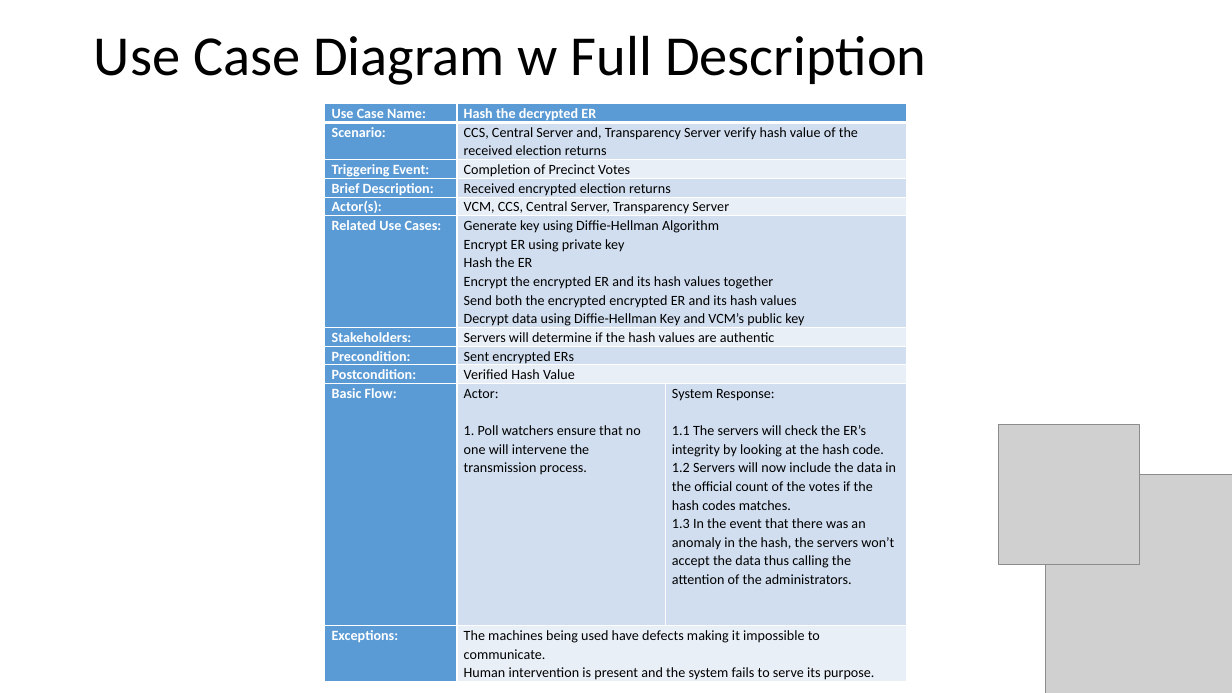
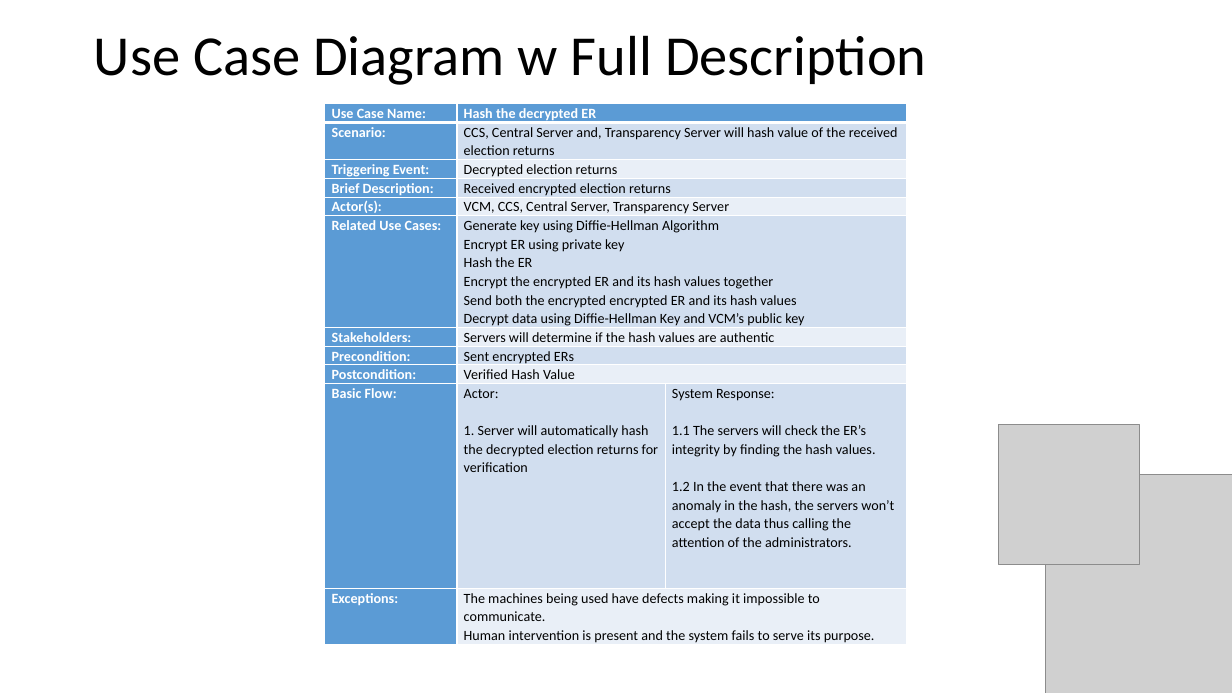
Before and after one commit to seans888/Project---Automate-Election, a slide deck: slide 27 of Documentation/Research Paper/AES diagrams.pptx. Drawn at 1232x693 pixels with LibreOffice and Linux fonts; fonts in the diff are those of the drawing; grey boxes stand for pictures. Boxes give left, top, right and bottom in pixels: in the first picture for what was removed or moved away, otherwise in the second. Text is boxed around its words. In the diff, an @@ line names an element or a change of style, - is before the commit and + after.

Commit message:
Edited the ff: Use case with description Deployment Diagram Composite Diagram

```diff
--- a/Documentation/Research Paper/AES diagrams.pptx
+++ b/Documentation/Research Paper/AES diagrams.pptx
@@ table at box(325, 104, 908, 647) @@
-row 2, column 2: CCS, Central Server and, Transparency Server verify hash value of the received election returns
+row 2, column 2: CCS, Central Server and, Transparency Server will hash value of the received election returns
-row 3, column 2: Completion of Precinct Votes
+row 3, column 2: Decrypted election returns
-row 10, column 2: Actor: / 1. Poll watchers ensure that no one will intervene the transmission process.
+row 10, column 2: Actor: / 1. Server will automatically hash the decrypted election returns for verification
-row 10, column 3: System Response: / 1.1 The servers will check the ER’s integrity by looking at the hash code. / 1.2 Servers will now include the data in the official count of the votes if the hash codes matches. / 1.3 In the event that there was an anomaly in the hash, the servers won’t accept the data thus calling the attention of the administrators.
+row 10, column 3: System Response: / 1.1 The servers will check the ER’s integrity by finding the hash values. / 1.2 In the event that there was an anomaly in the hash, the servers won’t accept the data thus calling the attention of the administrators.
```
Also in this commit, not shown: 13 other slides changed.
